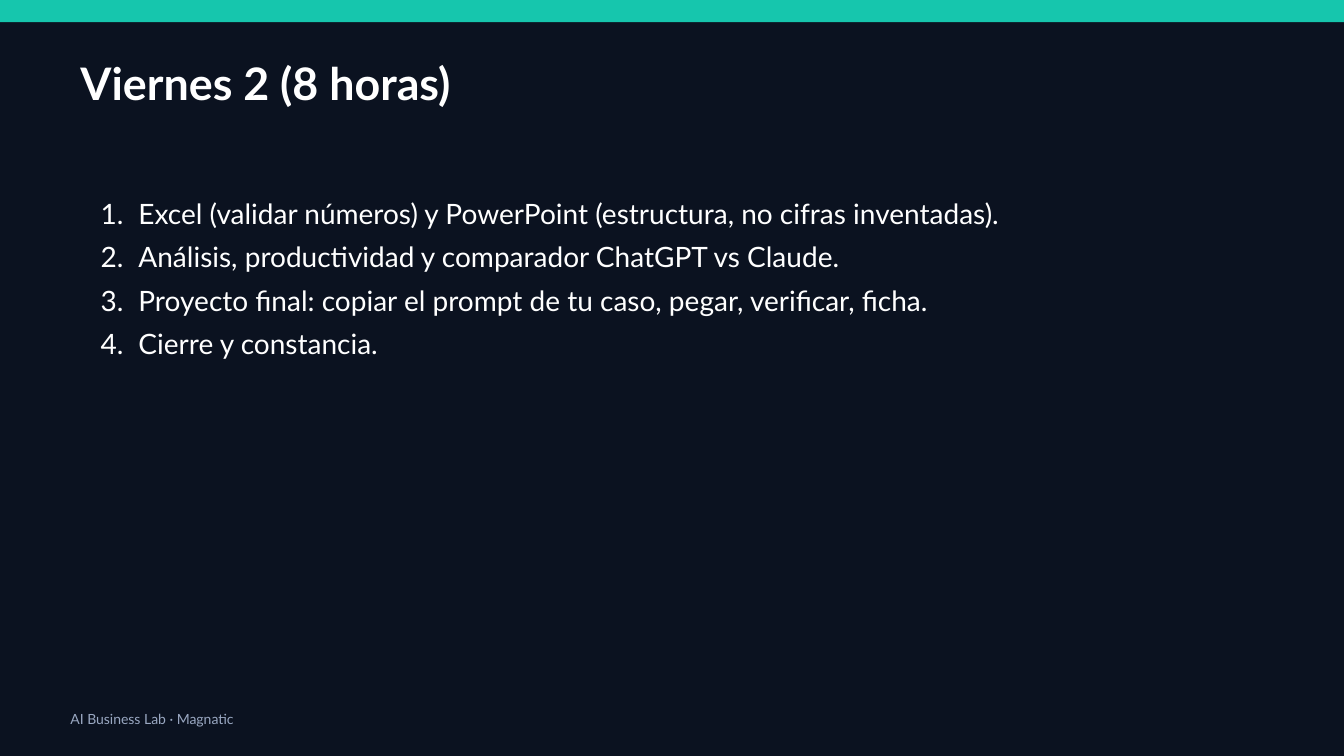
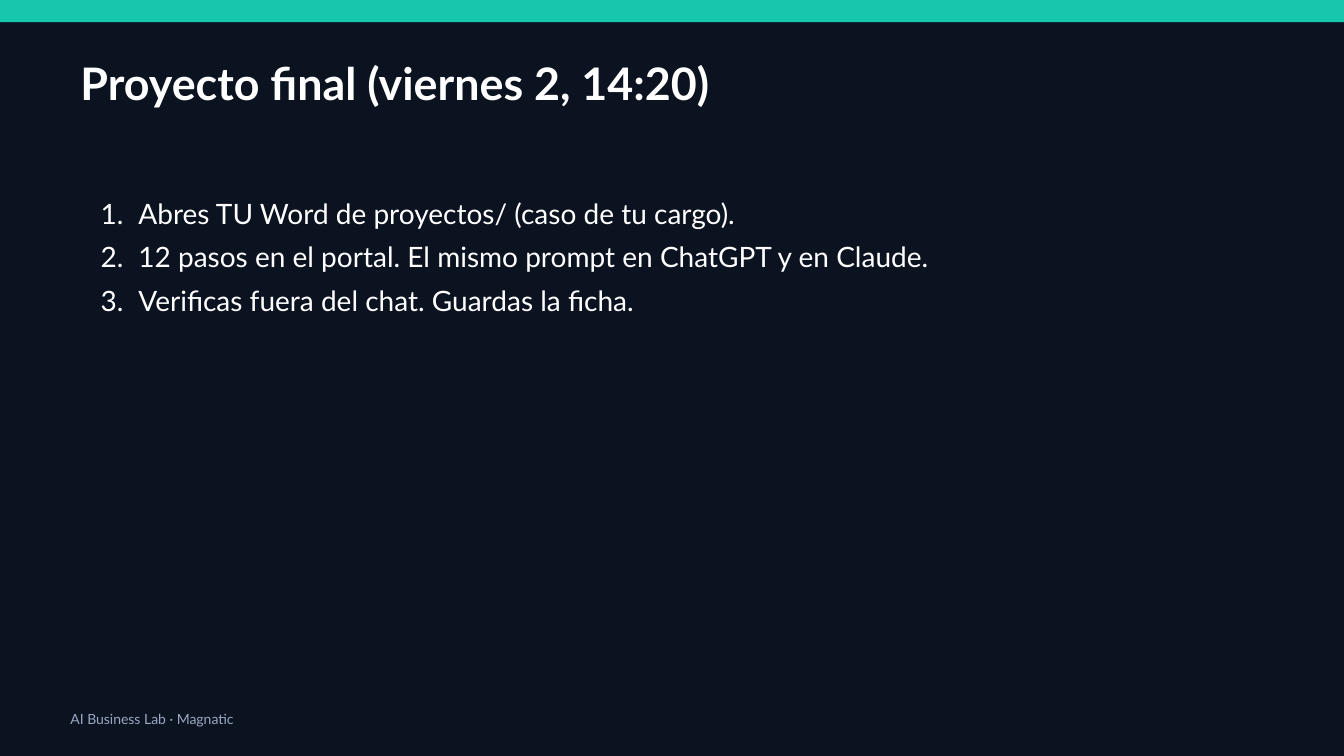
Before and after one commit to xander0408/CURSOS, a slide deck: slide 34 of AI-Business-Lab-Presentacion.pptx (slide 4 before the commit). Drawn at 1344x756 pixels with LibreOffice and Linux fonts; fonts in the diff are those of the drawing. Boxes give left, top, right and bottom in pixels: in the first picture for what was removed or moved away, otherwise in the second. Text is boxed around its words. In the diff, an @@ line names an element or a change of style, - is before the commit and + after.

```diff
--- a/AI-Business-Lab-Presentacion.pptx
+++ b/AI-Business-Lab-Presentacion.pptx
@@ text at box(80, 65, 709, 108): text changed @@
-Viernes 2 (8 horas)
+Proyecto final (viernes 2, 14:20)
@@ text at box(138, 202, 928, 312): text changed @@
-1. Excel (validar números) y PowerPoint (estructura, no cifras inventadas).
-2. Análisis, productividad y comparador ChatGPT vs Claude.
-3. Proyecto final: copiar el prompt de tu caso, pegar, verificar, ficha.
-4. Cierre y constancia.
+1. Abres TU Word de proyectos/ (caso de tu cargo).
+2. 12 pasos en el portal. El mismo prompt en ChatGPT y en Claude.
+3. Verificas fuera del chat. Guardas la ficha.
```
Also in this commit, not shown: 28 other slides changed, 1 slide added, 42 slides removed, 1 other file.
